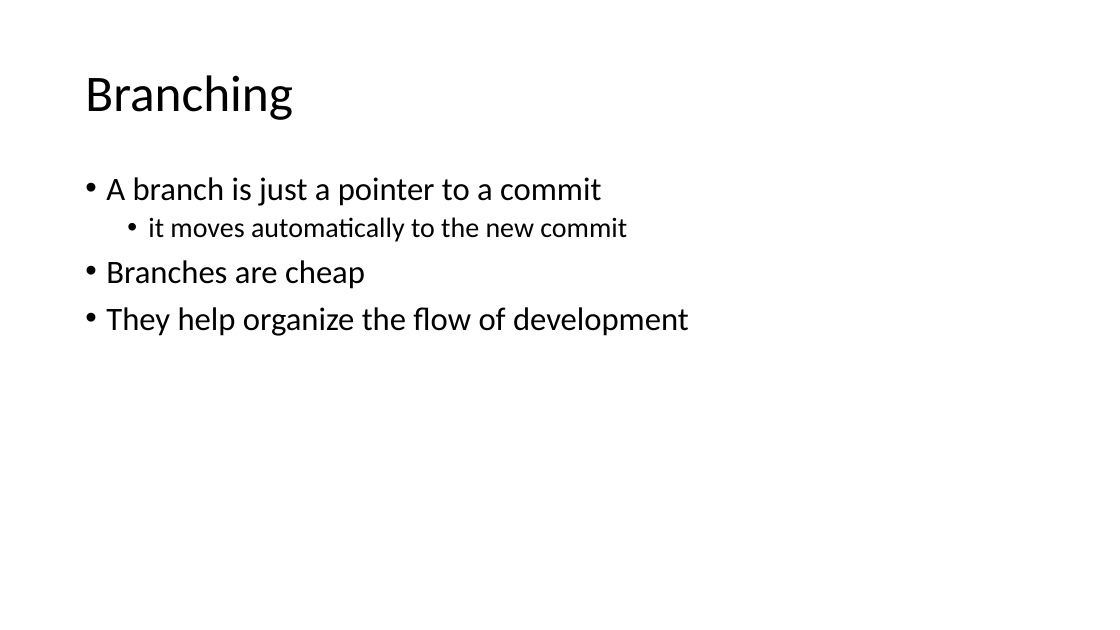
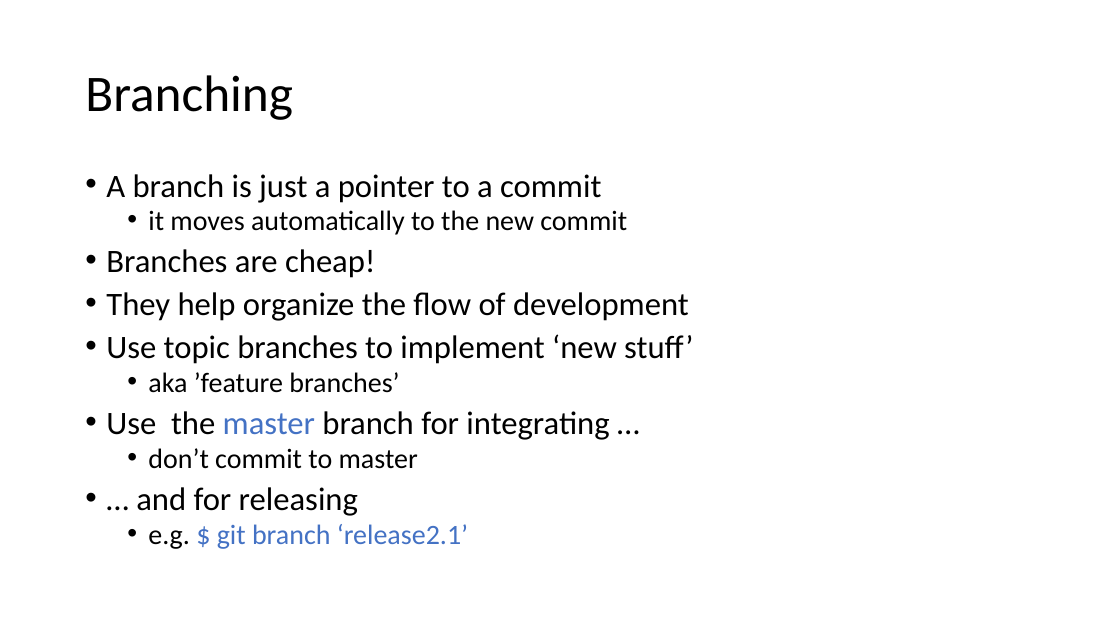
Before and after one commit to plijnzaad/advanced-git, a slide deck: slide 6 of advancedgit.pptx. Drawn at 1120x630 pixels with LibreOffice and Linux fonts; fonts in the diff are those of the drawing. Boxes give left, top, right and bottom in pixels: in the first picture for what was removed or moved away, otherwise in the second. Text is boxed around its words. In the diff, an @@ line names an element or a change of style, - is before the commit and + after.

```diff
--- a/advancedgit.pptx
+++ b/advancedgit.pptx
@@ text at (106,174,689,321): line spacing 0.9 to 0.8 @@
@@ text at (106,249,376,278): text changed @@
-• Branches are cheap
+• Branches are cheap!
@@ text at (106,334,693,549): paragraphs added @@
+• Use topic branches to implement ‘new stuff’
+  • aka ’feature branches’
+• Use the master branch for integrating …
+  • don’t commit to master
+• … and for releasing
+  • e.g. $ git branch ‘release2.1’
```
Also in this commit, not shown: 1 other slide changed, 1 slide added, 1 other file.
